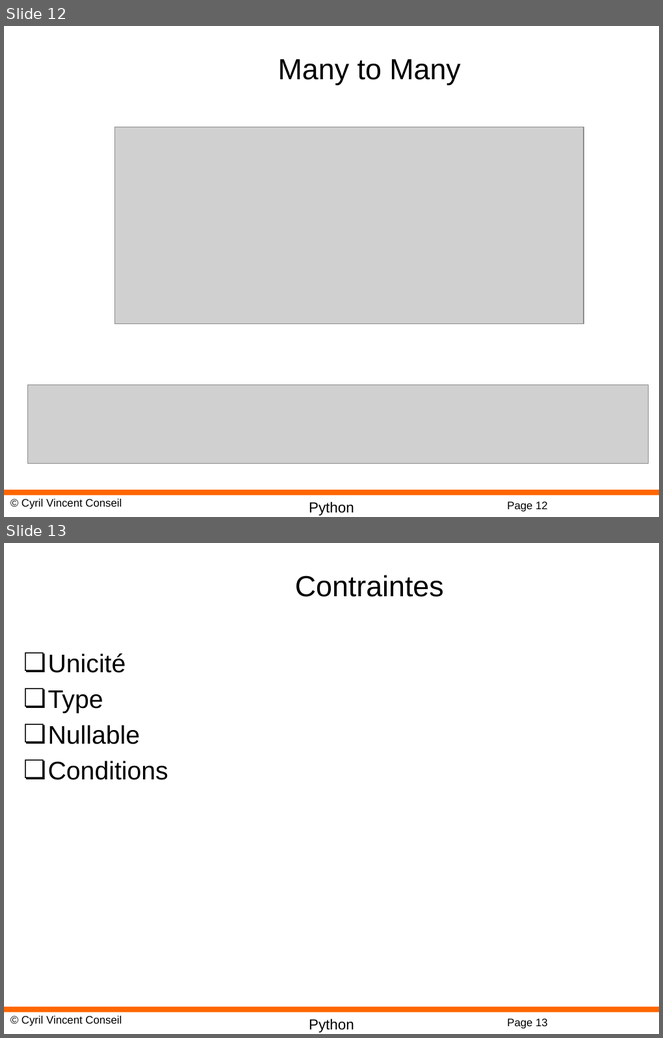
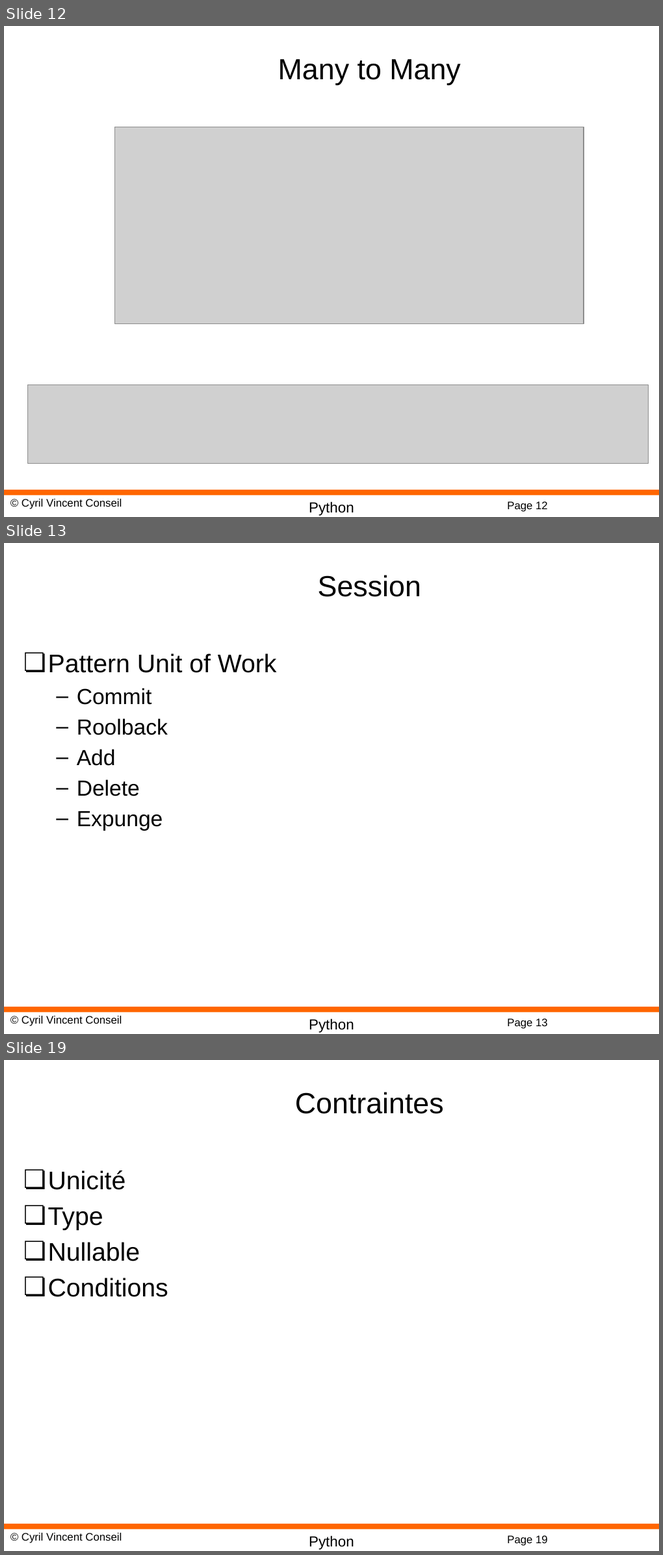
Before and after one commit to cyrilvincent/python, a slide deck: ppt/Python22-SQLAlchemy.pptx. Shown one above the other, each under a label of ours: slides 12 and 13 before the commit, slides 12, 13 and 19 after it; the slides between them are not shown. The pictures are 663x1038 and 663x1555 pixels, drawn with LibreOffice and Linux fonts; fonts in the diff are those of the drawing; grey boxes stand for pictures; background and template pictures are left out. Boxes give left, top, right and bottom in pixels: in the first picture for what was removed or moved away, otherwise in the second. Text is boxed around its words. In the diff, an @@ line names an element or a change of style, - is before the commit and + after.

```diff
--- a/ppt/Python22-SQLAlchemy.pptx
+++ b/ppt/Python22-SQLAlchemy.pptx
@@ slide 13 added at (4,543,659,1034), background #FFFFFF; not listed: 4 template elements that a slide beside it also shows @@
@@ title added at (318,575,421,597), 32 pt, text #000000 @@
+Session
@@ text added at (48,653,277,831), 24 pt, text #000000 @@
+❏ Pattern Unit of Work
+  – Commit
+  – Roolback
+  – Add
+  – Delete
+  – Expunge
@@ what was slide 13 is now slide 19 @@
@@ page number at (507,1536,548,1546): text changed @@
-Page 13
+Page 19
```
Also in this commit, not shown: 5 other slides added, 8 other files.
